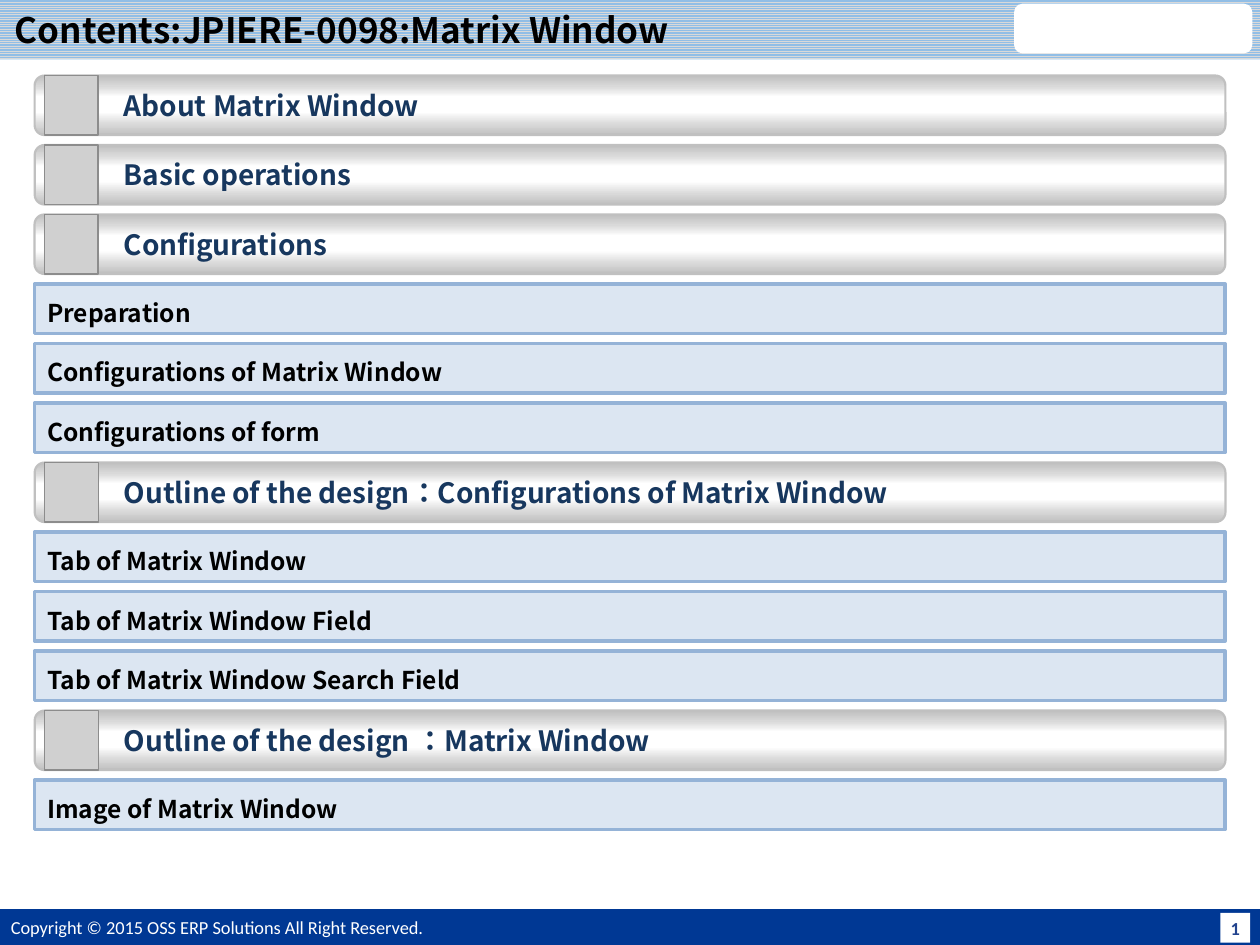
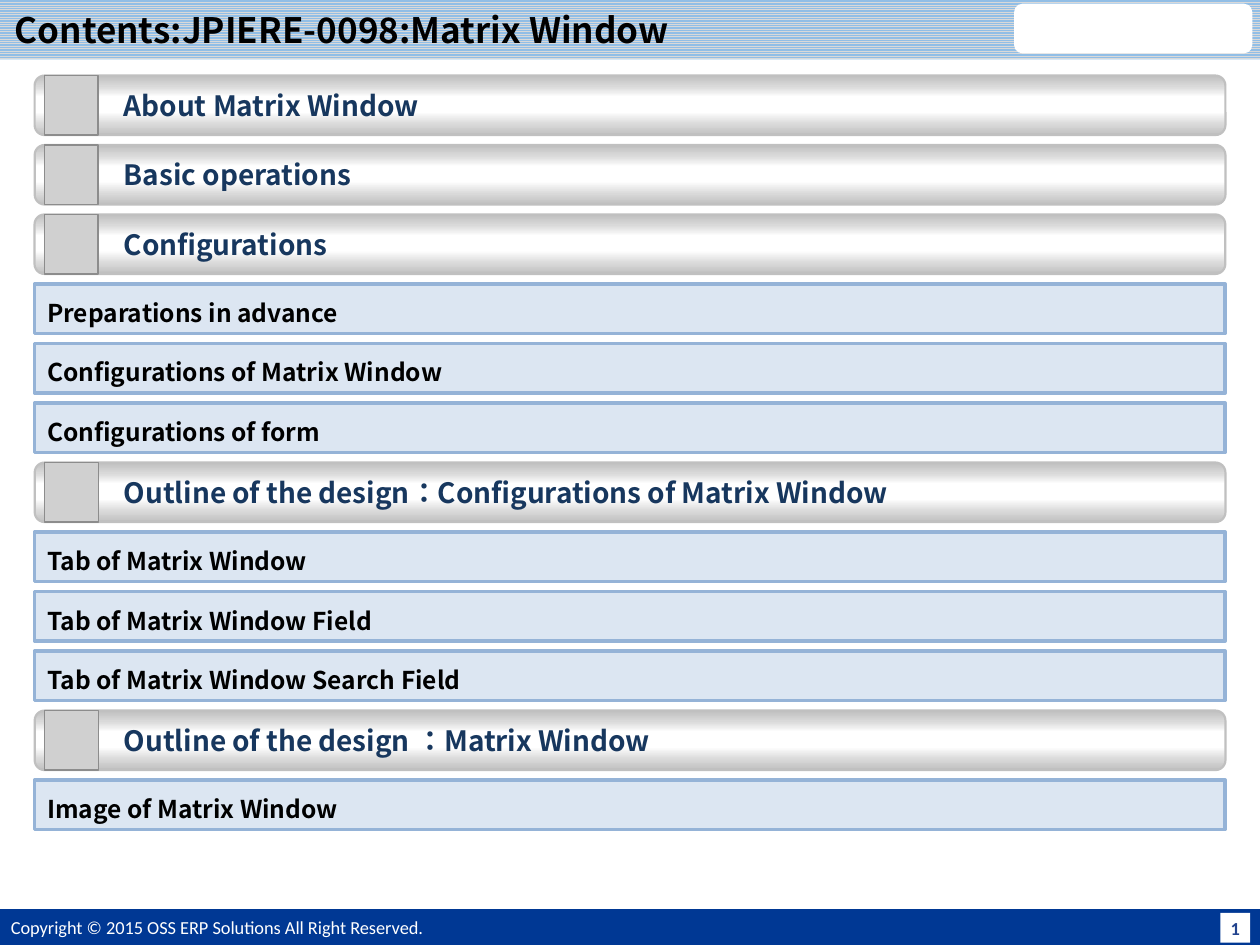
Before and after one commit to JPiere/jpiere.plugin.webui.matrixwindow, a slide deck: slide 2 of Doc/JPIERE-0098_MatrixWindow.pptx. Drawn at 1260x945 pixels with LibreOffice and Linux fonts; fonts in the diff are those of the drawing; grey boxes stand for pictures; background and template pictures are left out. Boxes give left, top, right and bottom in pixels: in the first picture for what was removed or moved away, otherwise in the second. Text is boxed around its words. In the diff, an @@ line names an element or a change of style, - is before the commit and + after.

```diff
--- a/Doc/JPIERE-0098_MatrixWindow.pptx
+++ b/Doc/JPIERE-0098_MatrixWindow.pptx
@@ text in rectangle at [47,302,338,328]: text changed @@
-Preparation
+Preparations in advance
```
Also in this commit, not shown: 2 other slides changed, 2 slides added, 2 other files.
